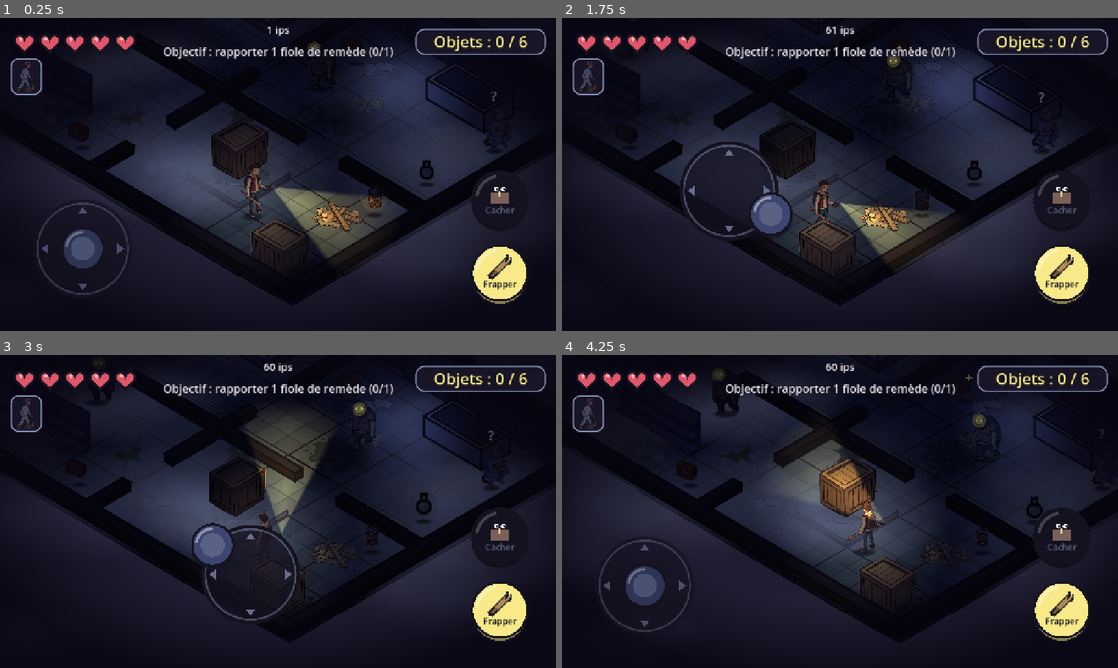
Above: before the commit, frames 1-4 (two rows, left to right).
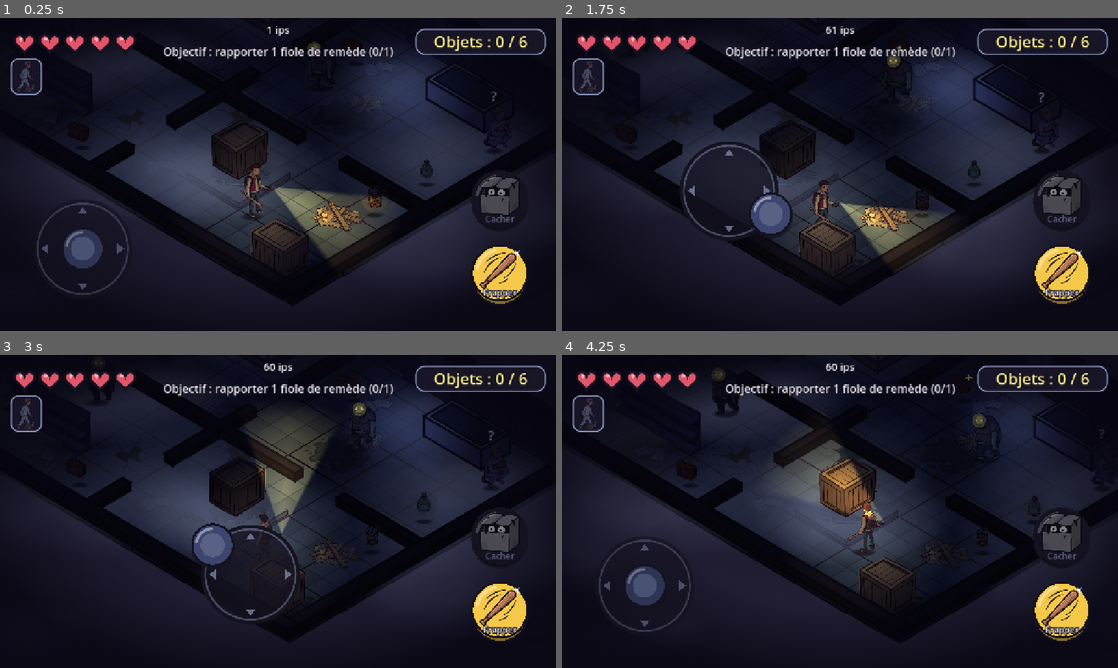
Above: after the commit, the same moments.

Repository: Krocky/zombie-escape
Game: Godot game, scene res://scenes/lieux/maison.tscn
Two runs of this game, one before a commit and one after it. Both use one fixed random seed, a clock stepped at 60 frames per second and the inputs below. This scene is started directly instead of the project's main scene.
Inputs (mouse positions are in pixels of both pictures, inside the frame that each line leads up to):
- Up to frame 1 (0.25 s): no input
- Up to frame 2 (1.75 s): move the mouse to (962, 158) at 0.52 s; click (962, 158) at 0.67 s; drag from (728, 190) to (812, 237) at 1.27 s
- Up to frame 3 (3 s): move the mouse to (333, 442) at 2.02 s; click (333, 442) at 2.17 s; drag from (250, 574) to (111, 464) at 2.77 s
- Up to frame 4 (4.25 s): move the mouse to (1006, 558) at 3.52 s; click (1006, 558) at 3.67 s

The runs differ from the first frame. In frame 1, 2.0% of the frame differs, in the area x 75-95%, y 45-92%; in frame 2, 2.0%; in frame 3, 2.0%, in the area x 74-95%, y 44-92%; in frame 4, 2.0%.

Commit message:
Images V3 : fiole item_vial partout, clef préparée (3 teintes), boutons Frapper / Cacher en images avec jauge de recharge
Co-Authored-By: Claude Opus 5.5 <noreply@anthropic.com>
Claude-Session: https://claude.ai/code/session_01L3LKAq3P6KtTMfMqcPdDpr

Diff:
--- a/data/palette.gd
+++ b/data/palette.gd
@@ -69,10 +69,14 @@
 const UI_TEXTE := Color("e8e4f0")
 const UI_BOUTON := Color("3c4670")          # bouton sombre (Cacher), comme les boutons V1
 const UI_CADRE := Color(0.1, 0.09, 0.16, 0.85)   # cadres (compteur d'objets)
+const BOUTON_FRAPPER := Color("f5c84a")    # disque du bouton Frapper (icône V3 icon_hit)
+const BOUTON_CACHER := Color("5f5cb8")     # disque du bouton Cacher (icône V3 icon_hide)
 const COEUR := Color("e0566b")
 const COEUR_VIDE := Color("3a2433")        # cœur perdu (sombre)
 const DEGATS := Color(0.85, 0.08, 0.12, 0.75)   # bords rouges quand le héros est touché
 const SORTIE := Color("7ed38f")            # panneau et lumière de la sortie
+## Étiquette de la clef (item_key, rouge dans l'image) : teinte -> couleur, pour de futures portes verrouillées
+const CLEF := {"rouge": Color("fe4240"), "bleue": Color("3f86ff"), "verte": Color("45cf5a")}
 
 # Base (abri en planches et feu de camp)
 const BOIS := Color("6b4e45")              # planches de l'abri
--- a/scripts/bouton_tactile.gd
+++ b/scripts/bouton_tactile.gd
@@ -1,7 +1,8 @@
 extends Control
 ## Bouton tactile qui marche avec plusieurs doigts (le joystick peut rester appuyé).
 ## Rond si la taille est carrée, sinon pilule (Jouer, Partir, Retour à la base). Style « bouton de jeu » :
-## socle sombre, dessus coloré qui s'enfonce quand on appuie, reflet, icône dessinée en code.
+## socle sombre, dessus coloré qui s'enfonce quand on appuie, reflet, icône : image V3 (IMAGES_ICONES) ou dessin en code.
+## recharge > 0 : jauge circulaire autour du bouton rond et icône grisée ; petit rebond quand il redevient disponible.
 
 signal appuye
 
@@ -20,7 +21,22 @@
 			icone = valeur
 			queue_redraw()
 
+## Recharge restante (1 = coup juste donné, 0 = disponible).
+@export var recharge := 0.0:
+	set(valeur):
+		valeur = clampf(valeur, 0.0, 1.0)
+		if recharge != valeur:
+			if valeur == 0.0 and recharge > 0.0:
+				_rebond = 1.0
+				create_tween().tween_property(self, "_rebond", 0.0, DUREE_REBOND)
+			recharge = valeur
+			queue_redraw()
+
 const PROFONDEUR := 8.0   # épaisseur du bouton (le dessus s'enfonce de cette hauteur)
+## Icônes en image V3 (images/v3), à TAILLE_IMAGE du diamètre du bouton rond. Sans image : dessin en code.
+const IMAGES_ICONES := {"batte": "icon_hit", "cacher": "icon_hide"}
+const TAILLE_IMAGE := 0.7
+const DUREE_REBOND := 0.35
 ## Un bouton inactif est grisé et ne réagit pas.
 @export var actif := true:
 	set(valeur):
@@ -29,6 +45,10 @@
 			queue_redraw()
 
 var _doigt := -1
+var _rebond := 0.0:   # 1 -> 0 pendant le rebond
+	set(valeur):
+		_rebond = valeur
+		queue_redraw()
 
 
 func _input(event: InputEvent) -> void:
@@ -76,7 +96,22 @@
 		draw_circle(haut, rayon - 5.0, fond)
 		# Reflet en haut à gauche
 		draw_arc(haut, rayon - 13.0, PI * 1.05, PI * 1.45, 12, fond.lightened(0.45) * Color(1, 1, 1, 0.8), 6.0, true)
-		if icone != "":
+		var image: String = IMAGES_ICONES.get(icone, "")
+		if recharge > 0.0:
+			# Jauge circulaire autour du bouton (socle compris) : la partie remplie avance jusqu'au tour complet
+			var milieu := centre + Vector2(0, PROFONDEUR / 2.0)
+			var r_jauge := rayon + PROFONDEUR / 2.0 + 5.0
+			draw_arc(milieu, r_jauge, 0.0, TAU, 48, Palette.CONTOUR, 11.0, true)
+			draw_arc(milieu, r_jauge, -PI / 2.0, -PI / 2.0 + TAU * (1.0 - recharge), 48, fond.lightened(0.2), 6.0, true)
+		if image != "" and Images.v3_existe(image):
+			var gris := recharge > 0.0 or not actif
+			var texture := Images.v3_gris(image) if gris else Images.v3_texture(image)
+			var t := texture.get_size()
+			var e := rayon * 2.0 * TAILLE_IMAGE / maxf(t.x, t.y) * (1.0 + 0.22 * sin(_rebond * PI))
+			var teinte := Color(1, 1, 1, 0.45) if not actif else (Color(0.8, 0.8, 0.85) if gris else Color.WHITE)
+			draw_texture_rect(texture, Rect2(haut + Vector2(0, -8) - t * e / 2.0, t * e), false, teinte)
+			_texte(haut + Vector2(0, rayon * 0.8), 20, couleur_texte, true)
+		elif icone != "":
 			_icone(haut + Vector2(0, -12), rayon * 0.42, couleur_texte)
 			_texte(haut + Vector2(0, rayon * 0.5), 20, couleur_texte)
 		else:
@@ -102,10 +137,14 @@
 			_texte(milieu + Vector2(0, taille_texte * 0.35), taille_texte, couleur_texte)
 
 
-## Texte centré horizontalement sur p (p = ligne de base).
-func _texte(p: Vector2, taille: int, couleur_texte: Color) -> void:
+## Texte centré horizontalement sur p (p = ligne de base). « contour » : texte clair cerclé de sombre, lisible sur une image.
+func _texte(p: Vector2, taille: int, couleur_texte: Color, contour := false) -> void:
 	var police := ThemeDB.fallback_font
 	var largeur := police.get_string_size(texte, HORIZONTAL_ALIGNMENT_LEFT, -1, taille).x
+	if contour:
+		draw_string_outline(police, p - Vector2(largeur / 2.0, 0), texte, HORIZONTAL_ALIGNMENT_LEFT, -1, taille, 7, Palette.CONTOUR)
+		if actif:
+			couleur_texte = Palette.UI_TEXTE
 	draw_string(police, p - Vector2(largeur / 2.0, 0), texte, HORIZONTAL_ALIGNMENT_LEFT, -1, taille, couleur_texte)
 
 
--- a/scripts/dessin.gd
+++ b/scripts/dessin.gd
@@ -60,17 +60,29 @@
 
 # --- Icônes des objets (niveau, HUD, écran de fin) ---
 
-## Image V2 de chaque type d'objet (la fiole n'en a pas : dessinée en code).
+## Image V2 de chaque type d'objet.
 const IMAGES_OBJETS := {"conserve": "conserve", "eau": "eau", "bandage": "trousse", "piles": "piles"}
+## Image V3 (images/v3) de la fiole et de la clef. Sans image : dessin en code.
+const IMAGES_V3_OBJETS := {"fiole": "item_vial", "clef": "item_key"}
 
 
-## Icône d'un objet, posée sur « pieds » (milieu du bas), haute de « hauteur » pixels.
-static func icone_objet(ci: CanvasItem, type: String, pieds: Vector2, hauteur: float, couleur := Color.WHITE) -> void:
+## Icône d'un objet, posée sur « pieds » (milieu du bas), haute de « hauteur » pixels
+## (une image plus large que haute, la clef, est limitée à 1,4 x hauteur de large).
+## teinte : étiquette de la clef, clé de Palette.CLEF ("rouge" par défaut).
+static func icone_objet(ci: CanvasItem, type: String, pieds: Vector2, hauteur: float, couleur := Color.WHITE, teinte := "rouge") -> void:
+	var etiquette: Color = Palette.CLEF.get(teinte, Palette.CLEF["rouge"])
+	var nom_v3: String = IMAGES_V3_OBJETS.get(type, "")
+	if nom_v3 != "" and Images.v3_existe(nom_v3):
+		var texture := Images.v3_teinte(nom_v3, etiquette) if type == "clef" else Images.v3_texture(nom_v3)
+		var t := texture.get_size()
+		var e := minf(hauteur / t.y, hauteur * 1.4 / t.x)
+		ci.draw_texture_rect(texture, Rect2(pieds - Vector2(t.x * e / 2.0, t.y * e), t * e), false, couleur)
+		return
 	var nom: String = IMAGES_OBJETS.get(type, "")
 	if nom != "" and Images.existe(nom):
 		Images.dessiner_pieds(ci, nom, pieds, hauteur / Images.region(nom).size.y, false, couleur)
 		return
-	# Dessin en code (fiole, ou image manquante), à l'échelle de la hauteur voulue
+	# Dessin en code (image manquante), à l'échelle de la hauteur voulue
 	var e := hauteur / 40.0
 	ci.draw_set_transform(pieds + Vector2(0, -20.0 * e), 0.0, Vector2(e, e))
 	match type:
@@ -88,6 +100,15 @@
 			for dx: float in [-7.0, 7.0]:
 				rect(ci, Rect2(dx - 5, -13, 10, 26), Palette.LAMPE * couleur)
 				ci.draw_rect(Rect2(dx - 5, 3, 10, 10), Palette.CONTOUR)
+		"clef":
+			# Anneau, tige à deux dents, étiquette colorée
+			ci.draw_line(Vector2(-6, 6), Vector2(20, 6), Palette.CONTOUR, 8.0)
+			ci.draw_line(Vector2(-6, 6), Vector2(20, 6), Palette.LAMPE * couleur, 4.0)
+			for dx: float in [12.0, 18.0]:
+				rect(ci, Rect2(dx - 2, 6, 4, 6), Palette.LAMPE * couleur)
+			cercle(ci, Vector2(-12, 6), 8.0, Palette.LAMPE * couleur)
+			ci.draw_circle(Vector2(-12, 6), 3.0, Palette.CONTOUR)
+			rect(ci, Rect2(-24, -16, 14, 12), etiquette * couleur)
 		_:
 			# Fiole de remède : ballon vert, bouchon, reflet
 			cercle(ci, Vector2(0, 6), 13.0, Palette.ZOMBIE_PEAU.lightened(0.3) * couleur)
--- a/scripts/heros.gd
+++ b/scripts/heros.gd
@@ -103,6 +103,11 @@
 ## Direction du regard dans le monde (le rescapé se place derrière).
 func regard() -> Vector2:
 	return _regard
+
+
+## Délai avant le prochain coup, en fraction de Reglages.ATTAQUE_DELAI (0 = prêt à frapper).
+func recharge() -> float:
+	return _recharge_attaque / Reglages.ATTAQUE_DELAI if Reglages.ATTAQUE_DELAI > 0.0 else 0.0
 
 
 ## Appelé par le niveau quand le joystick bouge.
--- a/scripts/hud.gd
+++ b/scripts/hud.gd
@@ -17,10 +17,10 @@
 
 func _ready() -> void:
 	$Joystick.direction_changee.connect(deplacement.emit)
-	$BoutonAttaquer.couleur = Palette.LAMPE
+	$BoutonAttaquer.couleur = Palette.BOUTON_FRAPPER
 	$BoutonAttaquer.icone = "batte"
 	$BoutonAttaquer.appuye.connect(attaque.emit)
-	$BoutonCacher.couleur = Palette.UI_BOUTON
+	$BoutonCacher.couleur = Palette.BOUTON_CACHER
 	$BoutonCacher.icone = "cacher"
 	$BoutonCacher.appuye.connect(cacher.emit)
 	$CompteurObjets.add_theme_color_override("font_color", Palette.LAMPE)
@@ -99,6 +99,11 @@
 	$BoutonAttaquer.actif = not cache
 
 
+## Délai entre deux coups : fraction restante (0 = Frapper disponible), jauge autour du bouton.
+func afficher_recharge(fraction: float) -> void:
+	$BoutonAttaquer.recharge = fraction
+
+
 ## types : les objets ramassés (pour leurs icônes).
 func afficher_objets(ramasses: int, total: int, types := []) -> void:
 	$CompteurObjets.text = "Objets : %d / %d" % [ramasses, total]
--- a/scripts/images.gd
+++ b/scripts/images.gd
@@ -105,6 +105,7 @@
 var _v3_textures := {}   # nom -> Texture2D
 var _v3_lampes := {}     # nom -> position de la lampe (pixels de l'image)
 var _v3_yeux := {}       # nom -> Rect2 des yeux jaunes (pixels de l'image), vide s'il n'y en a pas
+var _v3_variantes := {}  # "nom|variante" -> Texture2D recolorée (grisée, étiquette teintée)
 
 
 func _manifest_v3() -> Dictionary:
@@ -156,6 +157,39 @@
 	if a.size() < 2:
 		return Vector2(v3_taille(nom).x / 2.0, v3_taille(nom).y)
 	return Vector2(a[0], a[1])
+
+
+## Version grisée d'une image V3 (bouton en attente ou inactif), calculée une seule fois.
+func v3_gris(nom: String) -> Texture2D:
+	return _v3_variante(nom, "gris", func(c: Color) -> Color:
+		var l := c.get_luminance()
+		return Color(l, l, l, c.a))
+
+
+## Image V3 dont les pixels rouges vifs (étiquette de la clef) prennent la teinte de « couleur »,
+## en gardant leurs ombres et reflets. Calculée une seule fois par couleur.
+func v3_teinte(nom: String, couleur: Color) -> Texture2D:
+	return _v3_variante(nom, couleur.to_html(), func(c: Color) -> Color:
+		if c.a < 0.05 or c.s < 0.45 or c.v < 0.25 or (c.h > 0.05 and c.h < 0.95):
+			return c
+		return Color.from_hsv(couleur.h, minf(1.0, c.s * couleur.s / 0.75), minf(1.0, c.v * couleur.v), c.a))
+
+
+func _v3_variante(nom: String, variante: String, recolorer: Callable) -> Texture2D:
+	var cle := nom + "|" + variante
+	if not _v3_variantes.has(cle):
+		var image := v3_texture(nom).get_image()
+		if image == null:
+			_v3_variantes[cle] = v3_texture(nom)
+			return _v3_variantes[cle]
+		if image.is_compressed():
+			image.decompress()
+		image.convert(Image.FORMAT_RGBA8)
+		for y in image.get_height():
+			for x in image.get_width():
+				image.set_pixel(x, y, recolorer.call(image.get_pixel(x, y)))
+		_v3_variantes[cle] = ImageTexture.create_from_image(image)
+	return _v3_variantes[cle]
 
 
 ## Lampe torche : le pixel visible le plus à droite (le plus à gauche si « gauche », poses de dos),
--- a/scripts/niveau.gd
+++ b/scripts/niveau.gd
@@ -105,6 +105,7 @@
 				meilleure = d
 				_cachette_proche = cachette
 	$HUD.etat_cachette(_cachette_proche != null, _cachette_occupee != null)
+	$HUD.afficher_recharge(_heros.recharge())
 	if _heros_mort or _fini or _cachette_occupee:
 		return
 	# Objets ramassés en marchant dessus
--- a/scripts/objet.gd
+++ b/scripts/objet.gd
@@ -2,7 +2,9 @@
 ## Un objet à ramasser. Le niveau le ramasse quand le héros marche dessus.
 ## Origine = au sol (coordonnées monde). Affichage isométrique dans le calque Vue.
 
-@export_enum("conserve", "eau", "bandage", "piles", "fiole") var type := "conserve"
+@export_enum("conserve", "eau", "bandage", "piles", "fiole", "clef") var type := "conserve"
+## Teinte de l'étiquette d'une clef (clé de Palette.CLEF), pour de futures portes verrouillées.
+@export_enum("rouge", "bleue", "verte") var teinte := "rouge"
 
 const HAUTEUR_ICONE := 46.0   # pixels d'écran
 const DUREE_RAMASSAGE := 0.5
@@ -68,7 +70,7 @@
 	Dessin.ombre(_vue, Rect2(-22, -7, 44, 14))
 	# Petite lueur qui pulse (visible à la lampe)
 	_vue.draw_circle(Vector2(0, flotte - HAUTEUR_ICONE / 2.0), 30.0 * pulse, Palette.LAMPE * Color(1, 1, 1, 0.12 + 0.08 * sin(_temps * 4.0)))
-	Dessin.icone_objet(_vue, type, Vector2(0, flotte), HAUTEUR_ICONE * pulse)
+	Dessin.icone_objet(_vue, type, Vector2(0, flotte), HAUTEUR_ICONE * pulse, Color.WHITE, teinte)
 
 
 ## Scintillement régulier (repère discret dans le noir) et gerbe d'étincelles au ramassage.
--- a/scripts/partie.gd
+++ b/scripts/partie.gd
@@ -16,6 +16,9 @@
 	"piles": "Piles",
 	"fiole": "Fiole de remède",
 }
+## Objets à part, hors inventaire de la base, coûts, objectifs et bonus (pas encore placés dans un lieu).
+## La clef ouvrira de futures portes verrouillées ; sa teinte (Palette.CLEF) dira laquelle.
+const NOMS_SPECIAUX := {"clef": "Clef"}
 ## Constructions de la base, dans l'ordre des cartes : nom -> nom affiché (coûts et effets dans Reglages)
 const CONSTRUCTIONS := {
 	"barricade": "Barricade",
@@ -106,7 +109,7 @@
 
 
 func nom(type: String) -> String:
-	return NOMS.get(type, type)
+	return NOMS.get(type, NOMS_SPECIAUX.get(type, type))
 
 
 # --- Lieux ---
--- /dev/null
+++ b/tests/test_q.gd
@@ -0,0 +1,88 @@
+extends SceneTree
+## Images V3 des boutons et des objets : Frapper (icon_hit, disque jaune) avec jauge de recharge, icône grisée
+## puis rebond ; Cacher (icon_hide) grisé loin d'une cachette, normal tout près, « Sortir » dessiné en code une fois caché ;
+## fiole (item_vial) et clef (item_key) aux trois teintes d'étiquette ; la clef hors inventaire, coûts et bonus.
+var g := 0
+var h
+var hud
+var ancienne = null
+
+
+func _initialize():
+	var partie = root.get_node("Partie")
+	partie.choisir_lieu("supermarche")
+	ancienne = current_scene
+	change_scene_to_file("res://scenes/lieux/supermarche.tscn")
+
+
+func _snap(n): root.get_texture().get_image().save_png(OS.get_environment("CAPTURES") + "/capture_q_%s.png" % n)
+
+
+## Icônes de la fiole et des trois clefs, en haut au milieu (pour les captures).
+func _dessiner_icones(zone: Control) -> void:
+	var dessin = load("res://scripts/dessin.gd")
+	zone.draw_rect(Rect2(Vector2.ZERO, zone.size), Color(0.1, 0.09, 0.16, 0.85))
+	dessin.icone_objet(zone, "fiole", Vector2(40, 66), 56.0)
+	var x := 110.0
+	for teinte in ["rouge", "bleue", "verte"]:
+		dessin.icone_objet(zone, "clef", Vector2(x, 66), 56.0, Color.WHITE, teinte)
+		x += 84.0
+
+
+func _physics_process(_d):
+	if current_scene == null or current_scene == ancienne:
+		return
+	g += 1
+	if g == 5:
+		h = current_scene.get_node("Monde/Heros")
+		hud = current_scene.get_node("HUD")
+		for zz in get_nodes_in_group("zombies"):
+			zz.position = Vector2(2300, 1550); zz._depart = zz.position; zz.patrouille = Vector2.ZERO
+		var images = root.get_node("Images")
+		var partie = root.get_node("Partie")
+		print("images V3: ", ["item_vial", "item_key", "icon_hit", "icon_hide"].map(func(n): return images.v3_existe(n)), " (attendu tout vrai)")
+		var bleue: Image = images.v3_teinte("item_key", root.get_node("Palette").CLEF["bleue"]).get_image()
+		var rouge: Image = images.v3_texture("item_key").get_image()
+		if rouge.is_compressed(): rouge.decompress()
+		var rouges := 0
+		var bleus := 0
+		for y in rouge.get_height():
+			for x in rouge.get_width():
+				var c := rouge.get_pixel(x, y)
+				if c.a > 0.8 and c.r > 0.7 and c.g < 0.4 and c.b < 0.4:
+					rouges += 1
+					var b := bleue.get_pixel(x, y)
+					if b.b > b.r and b.b > b.g:
+						bleus += 1
+		print("clef bleue: ", bleus, " / ", rouges, " pixels rouges de l'etiquette devenus bleus (attendu tous)")
+		print("clef: nom '", partie.nom("clef"), "' hors inventaire/bonus: ", not partie.NOMS.has("clef"), " (attendu Clef, true)")
+		var zone := Control.new()
+		zone.position = Vector2(400, 150)
+		zone.size = Vector2(380, 80)
+		zone.mouse_filter = Control.MOUSE_FILTER_IGNORE
+		zone.draw.connect(_dessiner_icones.bind(zone))
+		hud.add_child(zone)
+	if g == 40:
+		print("loin d'une cachette: Cacher actif=", hud.get_node("BoutonCacher").actif, " (attendu false)",
+			" Frapper recharge=", hud.get_node("BoutonAttaquer").recharge, " (attendu 0)")
+		_snap("repos")
+		h.attaquer()
+	if g == 50:
+		var r: float = hud.get_node("BoutonAttaquer").recharge
+		print("apres un coup: recharge=", snappedf(r, 0.01), " (attendu entre 0 et 1)")
+		_snap("recharge")
+	if g == 5 + 35 + int(60 * root.get_node("Reglages").ATTAQUE_DELAI) + 3:
+		var b = hud.get_node("BoutonAttaquer")
+		print("recharge finie: ", b.recharge, " rebond en cours: ", b._rebond > 0.0, " (attendu 0, true)")
+		# Tout près d'une cachette
+		var cachette = get_nodes_in_group("cachettes")[0]
+		h.position = cachette.global_position + Vector2(0, 40); h.velocity = Vector2.ZERO; h.get_node("Camera2D").reset_smoothing()
+	if g == 120:
+		print("pres de ", get_nodes_in_group("cachettes")[0].name, ": Cacher actif=", hud.get_node("BoutonCacher").actif, " (attendu true)")
+		_snap("pres_cachette")
+		current_scene._sur_cacher()
+	if g == 160:
+		var b = hud.get_node("BoutonCacher")
+		print("cache: bouton '", b.texte, "' icone ", b.icone, " Frapper actif=", hud.get_node("BoutonAttaquer").actif, " (attendu Sortir, sortir, false)")
+		_snap("cache")
+		quit()
Not shown, added: tests/test_q.gd.uid
Not shown, changed: CLAUDE.md
